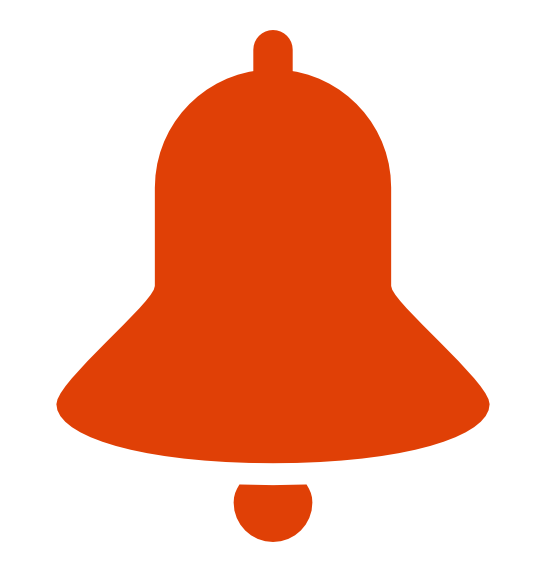
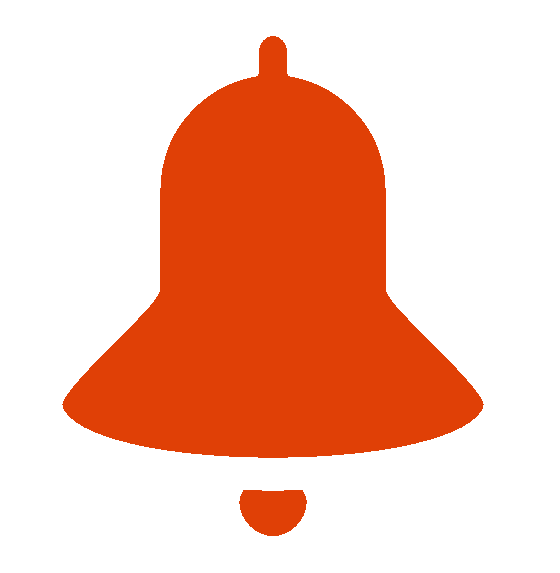
The second 560 x 573 image is a revision of the first. Changes to its layers:
added layer "Background copy" above "Background" over [56, 30, 490, 542]
hid "Background" over [56, 30, 490, 542]
hid "Drop Shadow#2" over [56, 30, 490, 542]
